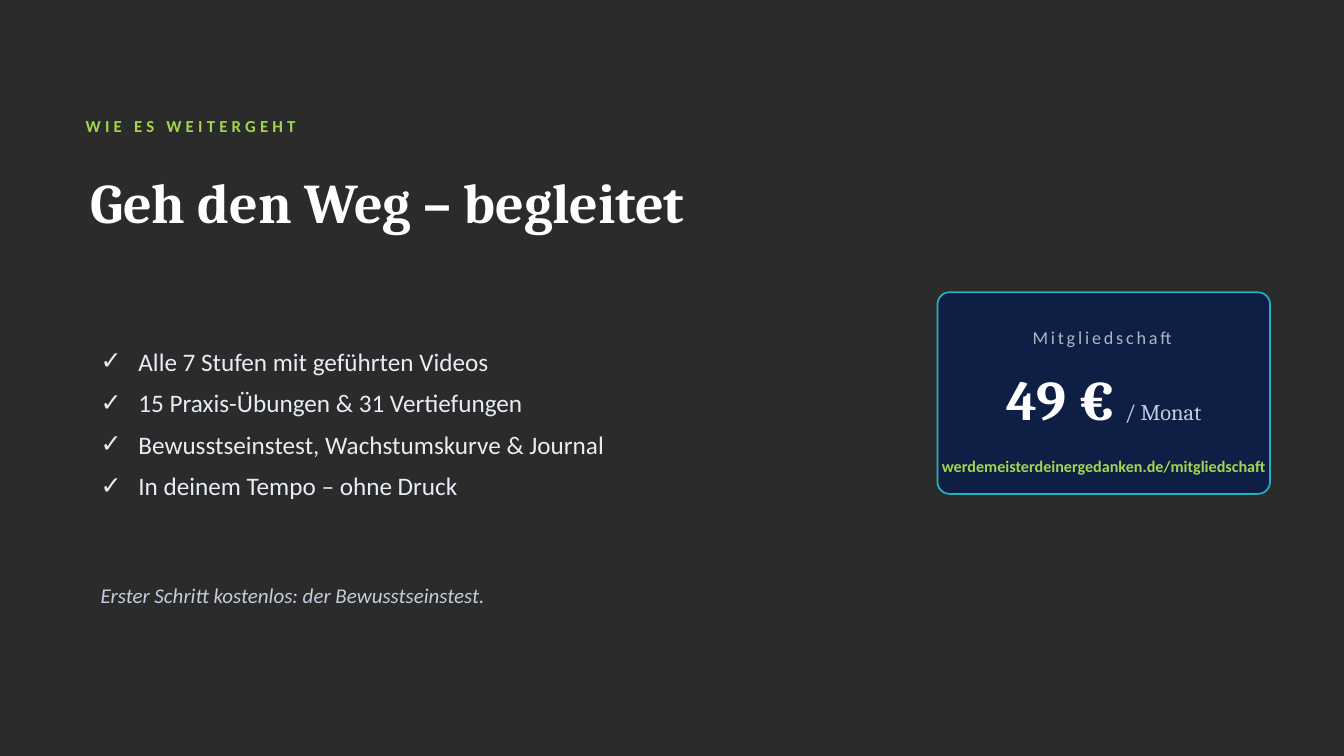
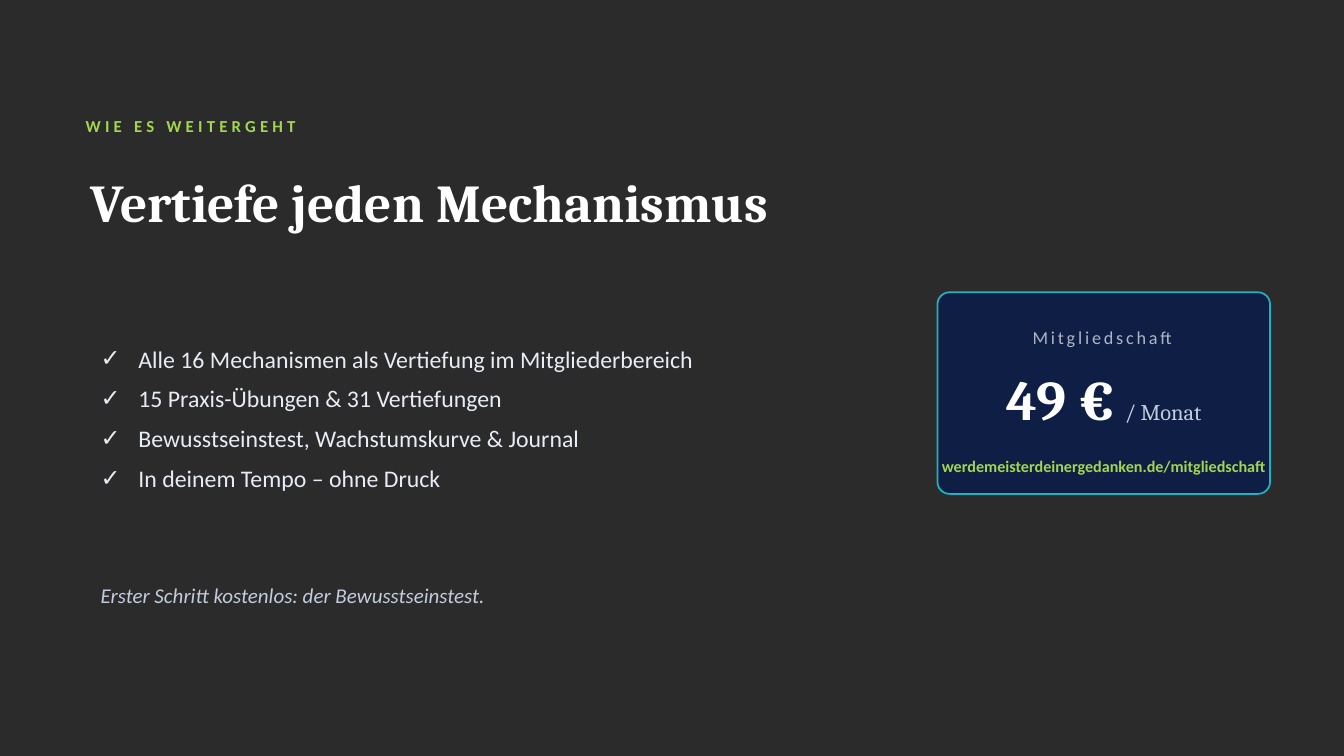
Before and after one commit to Heiko888/werdemeisterdeinergedanken, a slide deck: slide 27 of docs/workshop/mentale-selbstverteidigung/WMDG-Workshop-Mentale-Selbstverteidigung.pptx (slide 17 before the commit). Drawn at 1344x756 pixels with LibreOffice and Linux fonts; fonts in the diff are those of the drawing; background and template pictures are left out; a plain dark background stands for a picture behind light text. Boxes give left, top, right and bottom in pixels: in the first picture for what was removed or moved away, otherwise in the second. Text is boxed around its words. In the diff, an @@ line names an element or a change of style, - is before the commit and + after.

```diff
--- a/docs/workshop/mentale-selbstverteidigung/WMDG-Workshop-Mentale-Selbstverteidigung.pptx
+++ b/docs/workshop/mentale-selbstverteidigung/WMDG-Workshop-Mentale-Selbstverteidigung.pptx
@@ text at [91,184,768,234]: text changed; size 40 to 38 pt @@
-Geh den Weg – begleitet
+Vertiefe jeden Mechanismus
@@ text at [138,351,693,372]: text changed; size 18 to 17 pt @@
-✓ Alle 7 Stufen mit geführten Videos
+✓ Alle 16 Mechanismen als Vertiefung im Mitgliederbereich
@@ text at [138,388,579,491]: size 18 to 17 pt in "15 Praxis-Übungen & 31 Vertiefungen", "Bewusstseinstest, Wachstumskurve & Journal", "In deinem Tempo – ohne Druck" @@
```
Also in this commit, not shown: 8 other slides changed, 15 slides added, 5 slides removed, 3 other files.
